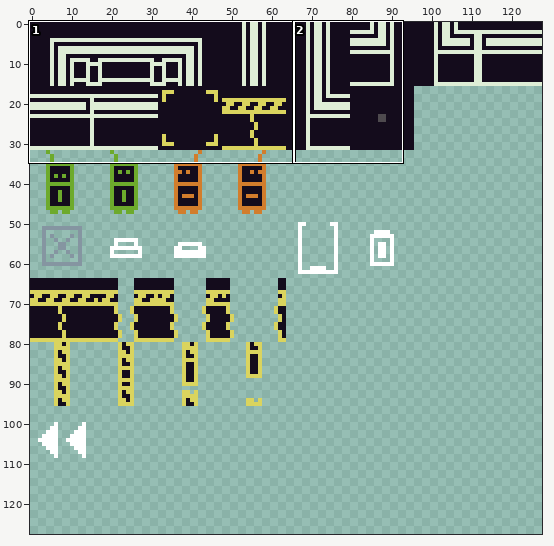
Pixel-art file, stored at assets/Sprite-0002.aseprite. The picture above shows the old version from afar; the outline marks the close-up.
Close-up. Old version:
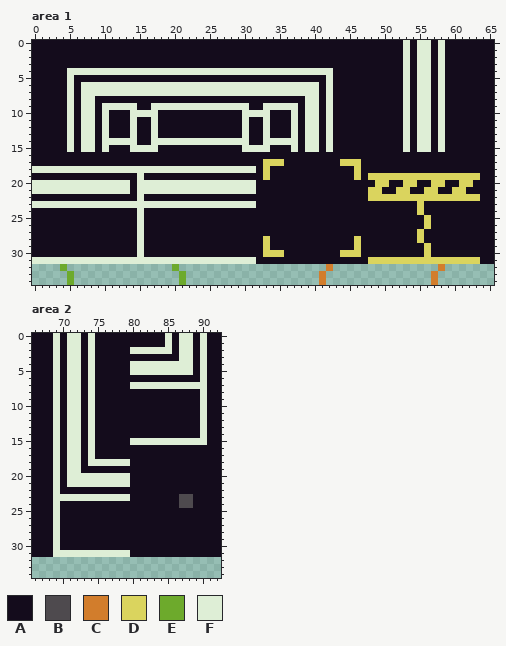
128x128 pixels, 1 frame. Shown: area 1: x 0..65, y 0..34; area 2: x 66..92, y 0..34. The commit also changed other parts of the picture, which this record leaves out.
Palette (. is transparent): A #140c1c  B #4e4a4e  C #d27d2c  D #dad45e  E #6daa2c  F #deeed6
Pixels before, area 1, first column x 0:
 0 AAAAAAAAAAAAAAAAAAAAAAAAAAAAAAAAAAAAAAAAAAAAAAAAAAAAAFAFFAFAAAAAAA
 1 AAAAAAAAAAAAAAAAAAAAAAAAAAAAAAAAAAAAAAAAAAAAAAAAAAAAAFAFFAFAAAAAAA
 2 AAAAAAAAAAAAAAAAAAAAAAAAAAAAAAAAAAAAAAAAAAAAAAAAAAAAAFAFFAFAAAAAAA
 3 AAAAAAAAAAAAAAAAAAAAAAAAAAAAAAAAAAAAAAAAAAAAAAAAAAAAAFAFFAFAAAAAAA
 4 AAAAAFFFFFFFFFFFFFFFFFFFFFFFFFFFFFFFFFFFFFFAAAAAAAAAAFAFFAFAAAAAAA
 5 AAAAAFAAAAAAAAAAAAAAAAAAAAAAAAAAAAAAAAAAAAFAAAAAAAAAAFAFFAFAAAAAAA
 6 AAAAAFAFFFFFFFFFFFFFFFFFFFFFFFFFFFFFFFFFFAFAAAAAAAAAAFAFFAFAAAAAAA
 7 AAAAAFAFFFFFFFFFFFFFFFFFFFFFFFFFFFFFFFFFFAFAAAAAAAAAAFAFFAFAAAAAAA
 8 AAAAAFAFFAAAAAAAAAAAAAAAAAAAAAAAAAAAAAAFFAFAAAAAAAAAAFAFFAFAAAAAAA
 9 AAAAAFAFFAFFFFFAAFFFFFFFFFFFFFFAAFFFFFAFFAFAAAAAAAAAAFAFFAFAAAAAAA
10 AAAAAFAFFAFAAAFFFFAAAAAAAAAAAAFFFFAAAFAFFAFAAAAAAAAAAFAFFAFAAAAAAA
11 AAAAAFAFFAFAAAFAAFAAAAAAAAAAAAFAAFAAAFAFFAFAAAAAAAAAAFAFFAFAAAAAAA
12 AAAAAFAFFAFAAAFAAFAAAAAAAAAAAAFAAFAAAFAFFAFAAAAAAAAAAFAFFAFAAAAAAA
13 AAAAAFAFFAFAAAFAAFAAAAAAAAAAAAFAAFAAAFAFFAFAAAAAAAAAAFAFFAFAAAAAAA
14 AAAAAFAFFAFFFFFAAFFFFFFFFFFFFFFAAFFFFFAFFAFAAAAAAAAAAFAFFAFAAAAAAA
15 AAAAAFAFFAFAAAFFFFAAAAAAAAAAAAFFFFAAAFAFFAFAAAAAAAAAAFAFFAFAAAAAAA
16 AAAAAAAAAAAAAAAAAAAAAAAAAAAAAAAAAAAAAAAAAAAAAAAAAAAAAAAAAAAAAAAAAA
17 AAAAAAAAAAAAAAAAAAAAAAAAAAAAAAAAADDDAAAAAAAADDDAAAAAAAAAAAAAAAAAAA
18 FFFFFFFFFFFFFFFFFFFFFFFFFFFFFFFFADAAAAAAAAAAAADAAAAAAAAAAAAAAAAAAA
19 AAAAAAAAAAAAAAAFAAAAAAAAAAAAAAAAADAAAAAAAAAAAADADDDDDDDDDDDDDDDDAA
20 FFFFFFFFFFFFFFAFFFFFFFFFFFFFFFFFAAAAAAAAAAAAAAAAADDAADDAADDAADDAAA
21 FFFFFFFFFFFFFFAFFFFFFFFFFFFFFFFFAAAAAAAAAAAAAAAADDAADDAADDAADDAAAA
22 AAAAAAAAAAAAAAAFAAAAAAAAAAAAAAAAAAAAAAAAAAAAAAAADDDDDDDDDDDDDDDDAA
23 FFFFFFFFFFFFFFFFFFFFFFFFFFFFFFFFAAAAAAAAAAAAAAAAAAAAAAADAAAAAAAAAA
24 AAAAAAAAAAAAAAAFAAAAAAAAAAAAAAAAAAAAAAAAAAAAAAAAAAAAAAADAAAAAAAAAA
25 AAAAAAAAAAAAAAAFAAAAAAAAAAAAAAAAAAAAAAAAAAAAAAAAAAAAAAAADAAAAAAAAA
26 AAAAAAAAAAAAAAAFAAAAAAAAAAAAAAAAAAAAAAAAAAAAAAAAAAAAAAAADAAAAAAAAA
27 AAAAAAAAAAAAAAAFAAAAAAAAAAAAAAAAAAAAAAAAAAAAAAAAAAAAAAADAAAAAAAAAA
28 AAAAAAAAAAAAAAAFAAAAAAAAAAAAAAAAADAAAAAAAAAAAADAAAAAAAADAAAAAAAAAA
29 AAAAAAAAAAAAAAAFAAAAAAAAAAAAAAAAADAAAAAAAAAAAADAAAAAAAAADAAAAAAAAA
30 AAAAAAAAAAAAAAAFAAAAAAAAAAAAAAAAADDDAAAAAAAADDDAAAAAAAAADAAAAAAAAA
31 FFFFFFFFFFFFFFFFFFFFFFFFFFFFFFFFAAAAAAAAAAAAAAAADDDDDDDDDDDDDDDDAA
32 ....E...............E.....................C...............C.......
33 .....E...............E...................C...............C........
34 .....E...............E...................C...............C........
Pixels before, area 2, first column x 66:
 0 AAAFAFFAFAAAAAAAAAAFAFFAFAA
 1 AAAFAFFAFAAAAAAAAAAFAFFAFAA
 2 AAAFAFFAFAAAAAFFFFFFAFFAFAA
 3 AAAFAFFAFAAAAAAAAAAAAFFAFAA
 4 AAAFAFFAFAAAAAFFFFFFFFFAFAA
 5 AAAFAFFAFAAAAAFFFFFFFFFAFAA
 6 AAAFAFFAFAAAAAAAAAAAAAAAFAA
 7 AAAFAFFAFAAAAAFFFFFFFFFFFAA
 8 AAAFAFFAFAAAAAAAAAAAAAAAFAA
 9 AAAFAFFAFAAAAAAAAAAAAAAAFAA
10 AAAFAFFAFAAAAAAAAAAAAAAAFAA
11 AAAFAFFAFAAAAAAAAAAAAAAAFAA
12 AAAFAFFAFAAAAAAAAAAAAAAAFAA
13 AAAFAFFAFAAAAAAAAAAAAAAAFAA
14 AAAFAFFAFAAAAAAAAAAAAAAAFAA
15 AAAFAFFAFAAAAAFFFFFFFFFFFAA
16 AAAFAFFAFAAAAAAAAAAAAAAAAAA
17 AAAFAFFAFAAAAAAAAAAAAAAAAAA
18 AAAFAFFAFFFFFFAAAAAAAAAAAAA
19 AAAFAFFAAAAAAAAAAAAAAAAAAAA
20 AAAFAFFFFFFFFFAAAAAAAAAAAAA
21 AAAFAFFFFFFFFFAAAAAAAAAAAAA
22 AAAFAAAAAAAAAAAAAAAAAAAAAAA
23 AAAFFFFFFFFFFFAAAAAAABBAAAA
24 AAAFAAAAAAAAAAAAAAAAABBAAAA
25 AAAFAAAAAAAAAAAAAAAAAAAAAAA
26 AAAFAAAAAAAAAAAAAAAAAAAAAAA
27 AAAFAAAAAAAAAAAAAAAAAAAAAAA
28 AAAFAAAAAAAAAAAAAAAAAAAAAAA
29 AAAFAAAAAAAAAAAAAAAAAAAAAAA
30 AAAFAAAAAAAAAAAAAAAAAAAAAAA
31 AAAFFFFFFFFFFFAAAAAAAAAAAAA
The result:
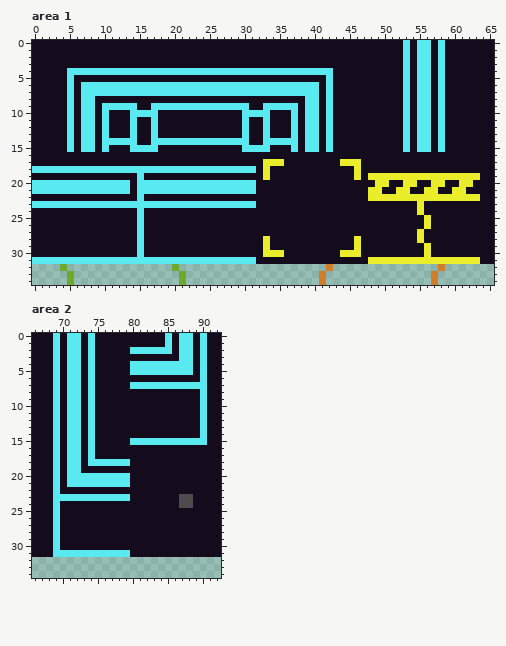
The exact change:
Colour D changes from #dad45e to #e9ed2a.
Colour F changes from #deeed6 to #59e9f1.
Where, in picture pixels (left, top, right, bottom), the same in both close-ups:
changed: (32, 40, 480, 264)
changed: (53, 333, 207, 557)
